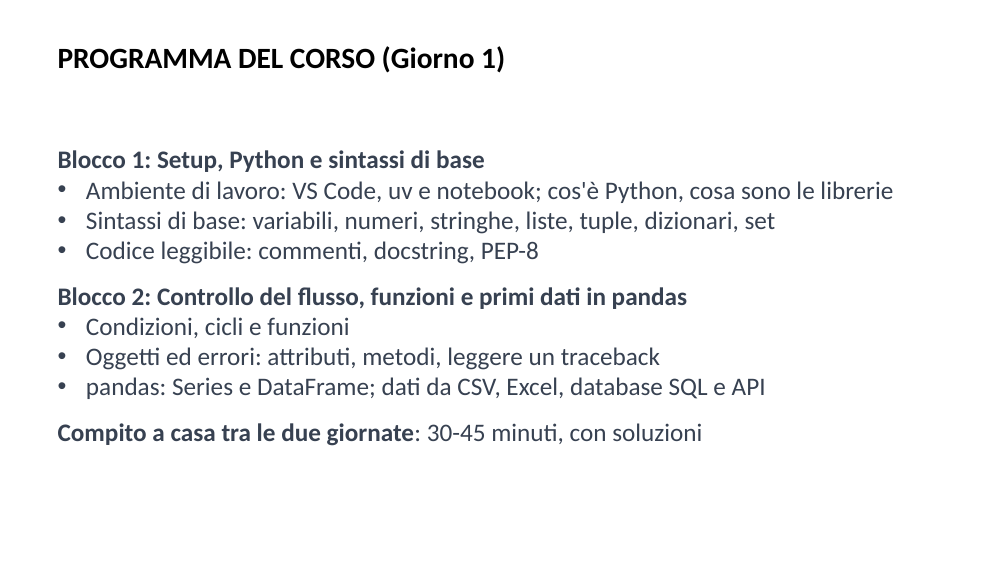
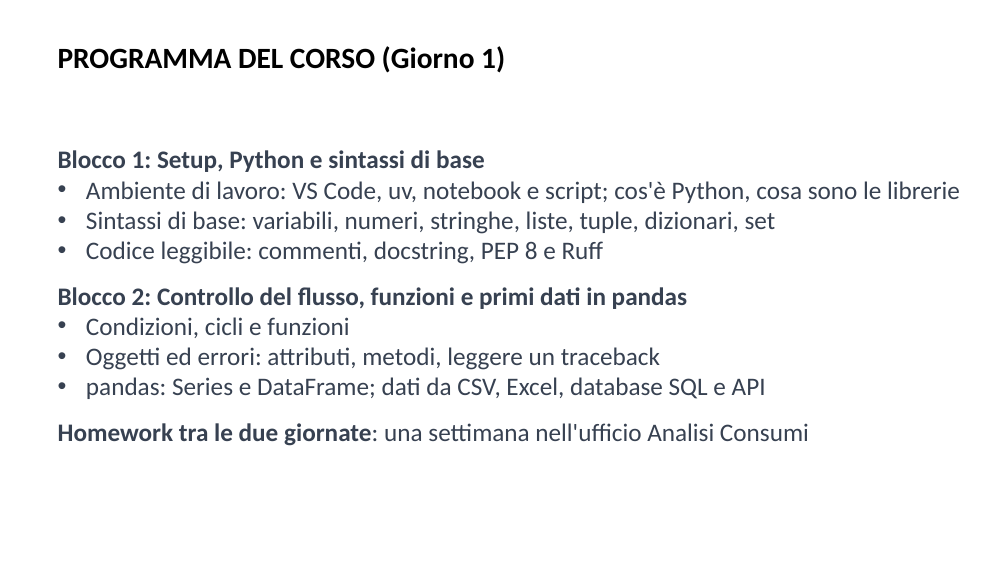
Before and after one commit to AndreaCorvaglia0/python-base-utilities, a slide deck: slide 2 of Slides/Presentazione_python_base.pptx. Drawn at 1008x567 pixels with LibreOffice and Linux fonts; fonts in the diff are those of the drawing; background and template pictures are left out. Boxes give left, top, right and bottom in pixels: in the first picture for what was removed or moved away, otherwise in the second. Text is boxed around its words. In the diff, an @@ line names an element or a change of style, - is before the commit and + after.

```diff
--- a/Slides/Presentazione_python_base.pptx
+++ b/Slides/Presentazione_python_base.pptx
@@ text at (86,181,960,203): text changed @@
-• Ambiente di lavoro: VS Code, uv e notebook; cos'è Python, cosa sono le librerie
+• Ambiente di lavoro: VS Code, uv, notebook e script; cos'è Python, cosa sono le librerie
@@ text at (86,241,604,264): text changed @@
-• Codice leggibile: commenti, docstring, PEP-8
+• Codice leggibile: commenti, docstring, PEP 8 e Ruff
@@ text at (58,423,809,446): text changed; bold off @@
-Compito a casa tra le due giornate: 30-45 minuti, con soluzioni
+Homework tra le due giornate: una settimana nell'ufficio Analisi Consumi
```
Also in this commit, not shown: 4 other slides changed, 2 slides added, 7 slides removed, 1 other file.
